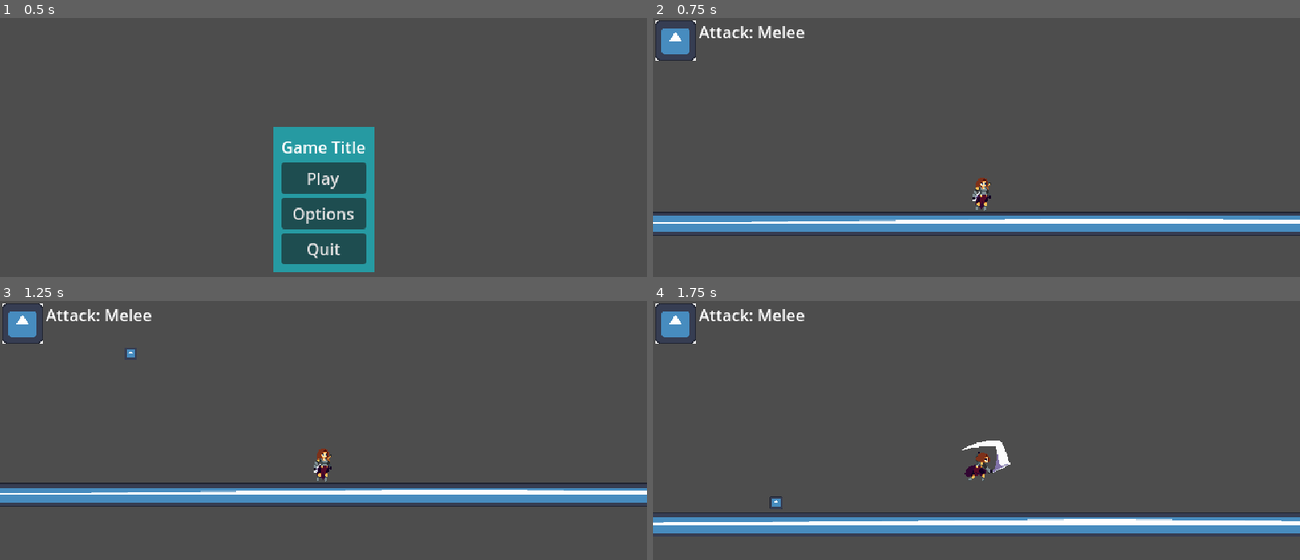
Above: before the commit, frames 1-4 (two rows, left to right).
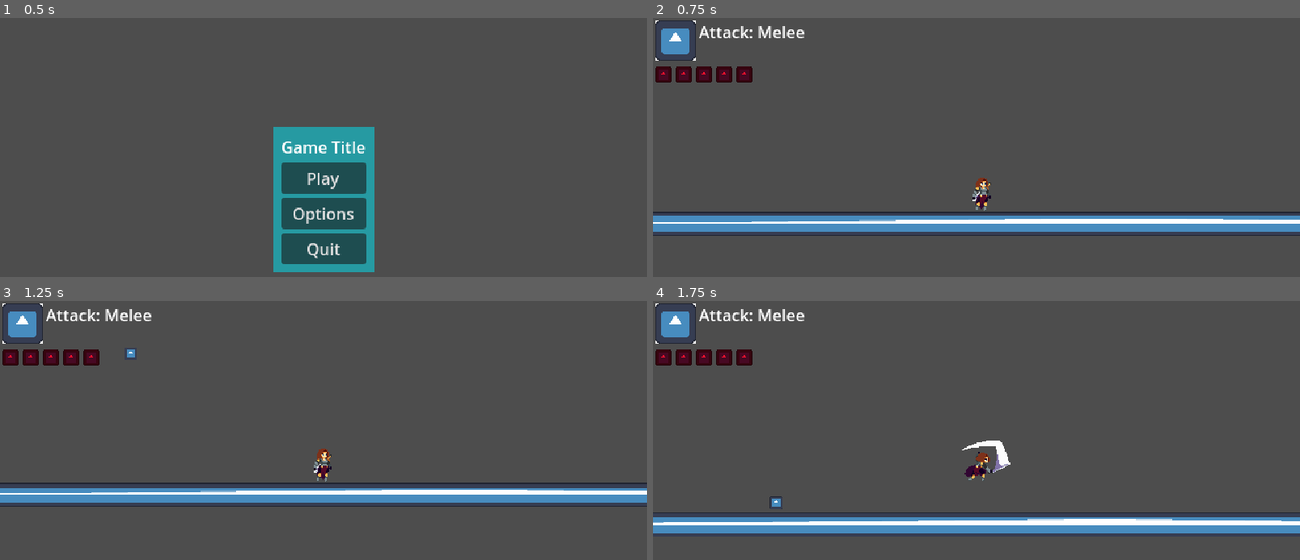
Above: after the commit, the same moments.

Repository: exglegaming/GameJamFighter
Game: Godot game, scene res://scenes/ui/main_menu.tscn
Two runs of this game, one before a commit and one after it. Both use one fixed random seed, a clock stepped at 60 frames per second and the inputs below. The engine's default icon, where the game draws it, is replaced by a stand-in: a white triangle on a blue panel in a dark square.
Inputs (mouse positions are in pixels of both pictures, inside the frame that each line leads up to):
- Up to frame 1 (0.5 s): no input
- Up to frame 2 (0.75 s): click "Play" at 0.5 s
- Up to frame 3 (1.25 s): no input
- Up to frame 4 (1.75 s): move the mouse to (1118, 464) at 1.27 s; hold D (move_right) from 1.28 s (still down); click (1118, 464) at 1.35 s; tap Space (jump) at 1.52 s

Frame 1 is identical in both runs. In frame 2, 0.8% of the frame differs, in the area x 0-16%, y 18-25%; in frame 3, 0.8%; in frame 4, 0.8%.

Commit message:
added hp ui

Diff:
--- a/scenes/game_object/game_camera/game_camera.tscn
+++ b/scenes/game_object/game_camera/game_camera.tscn
@@ -1,8 +1,9 @@
-[gd_scene load_steps=4 format=3 uid="uid://38jigrgd7k8u"]
+[gd_scene load_steps=5 format=3 uid="uid://38jigrgd7k8u"]
 
 [ext_resource type="Script" uid="uid://4hmcdj5yh0bc" path="res://scripts/game_object/game_camera/game_camera.gd" id="1_tad67"]
 [ext_resource type="Texture2D" uid="uid://bb108dl2msr1r" path="res://icon.svg" id="2_8krj5"]
 [ext_resource type="Script" uid="uid://d133hphs6co1a" path="res://scripts/game_object/game_camera/ui_display.gd" id="2_cb6xc"]
+[ext_resource type="PackedScene" uid="uid://ci7kk8kci76pt" path="res://scenes/ui/ui_heart.tscn" id="4_0f44y"]
 
 [node name="GameCamera" type="Camera2D"]
 script = ExtResource("1_tad67")
@@ -17,7 +18,12 @@
 offset_bottom = 180.0
 script = ExtResource("2_cb6xc")
 
-[node name="AttackNameText" type="RichTextLabel" parent="Control"]
+[node name="AttackUi" type="Control" parent="Control"]
+anchors_preset = 0
+offset_right = 40.0
+offset_bottom = 40.0
+
+[node name="AttackNameText" type="RichTextLabel" parent="Control/AttackUi"]
 layout_mode = 0
 offset_left = 45.0
 offset_top = 2.0
@@ -25,7 +31,7 @@
 offset_bottom = 42.0
 text = "Attack: Throw"
 
-[node name="ColorRect" type="ColorRect" parent="Control"]
+[node name="ColorRect" type="ColorRect" parent="Control/AttackUi"]
 custom_minimum_size = Vector2(32, 32)
 layout_mode = 0
 offset_left = 2.0
@@ -33,48 +39,80 @@
 offset_right = 42.0
 offset_bottom = 42.0
 
-[node name="TextureRect" type="TextureRect" parent="Control/ColorRect"]
+[node name="TextureRect" type="TextureRect" parent="Control/AttackUi/ColorRect"]
 layout_mode = 0
 offset_right = 40.0
 offset_bottom = 40.0
 texture = ExtResource("2_8krj5")
 expand_mode = 1
 
-[node name="AmmoContainer" type="HBoxContainer" parent="Control"]
+[node name="AmmoContainer" type="HBoxContainer" parent="Control/AttackUi"]
 layout_mode = 0
 offset_left = 45.0
 offset_top = 22.0
 offset_right = 205.0
 offset_bottom = 38.0
 
-[node name="ColorRect" type="ColorRect" parent="Control/AmmoContainer"]
+[node name="ColorRect" type="ColorRect" parent="Control/AttackUi/AmmoContainer"]
 custom_minimum_size = Vector2(16, 16)
 layout_mode = 2
 
-[node name="ColorRect2" type="ColorRect" parent="Control/AmmoContainer"]
+[node name="ColorRect2" type="ColorRect" parent="Control/AttackUi/AmmoContainer"]
 custom_minimum_size = Vector2(16, 16)
 layout_mode = 2
 
-[node name="ColorRect3" type="ColorRect" parent="Control/AmmoContainer"]
+[node name="ColorRect3" type="ColorRect" parent="Control/AttackUi/AmmoContainer"]
 custom_minimum_size = Vector2(16, 16)
 layout_mode = 2
 
-[node name="ColorRect4" type="ColorRect" parent="Control/AmmoContainer"]
+[node name="ColorRect4" type="ColorRect" parent="Control/AttackUi/AmmoContainer"]
 custom_minimum_size = Vector2(16, 16)
 layout_mode = 2
 
-[node name="ColorRect5" type="ColorRect" parent="Control/AmmoContainer"]
+[node name="ColorRect5" type="ColorRect" parent="Control/AttackUi/AmmoContainer"]
 custom_minimum_size = Vector2(16, 16)
 layout_mode = 2
 
-[node name="ColorRect6" type="ColorRect" parent="Control/AmmoContainer"]
+[node name="ColorRect6" type="ColorRect" parent="Control/AttackUi/AmmoContainer"]
 custom_minimum_size = Vector2(16, 16)
 layout_mode = 2
 
-[node name="TextureRect" type="TextureRect" parent="Control/AmmoContainer/ColorRect6"]
+[node name="TextureRect" type="TextureRect" parent="Control/AttackUi/AmmoContainer/ColorRect6"]
 custom_minimum_size = Vector2(16, 16)
 layout_mode = 2
 offset_right = 16.0
 offset_bottom = 16.0
 texture = ExtResource("2_8krj5")
 expand_mode = 1
+
+[node name="HealthUi" type="Control" parent="Control"]
+layout_mode = 1
+anchors_preset = 2
+anchor_top = 1.0
+anchor_bottom = 1.0
+offset_left = 2.0
+offset_top = -312.0
+offset_right = 42.0
+offset_bottom = -272.0
+grow_vertical = 0
+
+[node name="HBoxContainer" type="HBoxContainer" parent="Control/HealthUi"]
+custom_minimum_size = Vector2(192, 16)
+layout_mode = 0
+offset_right = 192.0
+offset_bottom = 16.0
+
+[node name="Ui_Heart" parent="Control/HealthUi/HBoxContainer" instance=ExtResource("4_0f44y")]
+layout_mode = 2
+
+[node name="Ui_Heart2" parent="Control/HealthUi/HBoxContainer" instance=ExtResource("4_0f44y")]
+layout_mode = 2
+
+[node name="Ui_Heart3" parent="Control/HealthUi/HBoxContainer" instance=ExtResource("4_0f44y")]
+layout_mode = 2
+
+[node name="Ui_Heart4" parent="Control/HealthUi/HBoxContainer" instance=ExtResource("4_0f44y")]
+layout_mode = 2
+
+[node name="Ui_Heart5" parent="Control/HealthUi/HBoxContainer" instance=ExtResource("4_0f44y")]
+layout_mode = 2
--- /dev/null
+++ b/scenes/ui/ui_heart.tscn
@@ -0,0 +1,26 @@
+[gd_scene load_steps=3 format=3 uid="uid://ci7kk8kci76pt"]
+
+[ext_resource type="Script" uid="uid://ddidfjldflu0x" path="res://scripts/ui/ui_heart.gd" id="1_62sgg"]
+[ext_resource type="Texture2D" uid="uid://bb108dl2msr1r" path="res://icon.svg" id="1_njcea"]
+
+[node name="Ui_Heart" type="Control"]
+custom_minimum_size = Vector2(16, 16)
+layout_mode = 3
+anchors_preset = 0
+script = ExtResource("1_62sgg")
+
+[node name="ColorRect" type="ColorRect" parent="."]
+clip_contents = true
+layout_mode = 2
+offset_right = 16.0
+offset_bottom = 16.0
+color = Color(1, 1, 1, 0)
+
+[node name="TextureRect" type="TextureRect" parent="ColorRect"]
+self_modulate = Color(1, 0.0644979, 0.182204, 1)
+custom_minimum_size = Vector2(16, 16)
+layout_mode = 2
+offset_right = 16.0
+offset_bottom = 16.0
+texture = ExtResource("1_njcea")
+expand_mode = 1
--- a/scripts/components/health_component.gd
+++ b/scripts/components/health_component.gd
@@ -10,24 +10,24 @@
 
 
 func _ready() -> void:
-    current_health = max_health
+	current_health = max_health
 
 
 func damage(damage_amount: float) -> void:
-    current_health = clamp(current_health - damage_amount, 0, max_health)
-    health_changed.emit()
-    if damage_amount > 0:
-        health_decreased.emit()
-    Callable(check_death).call_deferred()
+	current_health = clamp(current_health - damage_amount, 0, max_health)
+	health_changed.emit()
+	if damage_amount > 0:
+		health_decreased.emit()
+	Callable(check_death).call_deferred()
 
 
 func get_health_percent() -> float:
-    if max_health <= 0:
-        return 0
-    return min(current_health / max_health, 0)
+	if max_health <= 0:
+		return 0
+	return min(current_health / max_health, 0)
 
 
 func check_death() -> void:
-    if current_health == 0:
-        died.emit()
-        owner.queue_free()
+	if current_health == 0:
+		died.emit()
+		owner.queue_free()
--- a/scripts/game_object/game_camera/game_camera.gd
+++ b/scripts/game_object/game_camera/game_camera.gd
@@ -16,3 +16,5 @@
 		var player: Node2D = player_nodes[0]
 		target_position = player.global_position
 		ui.update_ui(player)
+	else:
+		ui.update_ui(null)
--- a/scripts/game_object/game_camera/ui_display.gd
+++ b/scripts/game_object/game_camera/ui_display.gd
@@ -1,13 +1,21 @@
 extends Node
 
-@onready var attack_name_text: RichTextLabel = get_node("AttackNameText")
-@onready var ammo_container: HBoxContainer = get_node("AmmoContainer")
+@onready var attack_name_text: RichTextLabel = get_node("AttackUi/AttackNameText")
+@onready var ammo_container: HBoxContainer = get_node("AttackUi/AmmoContainer")
 @onready var ammo_ui: Array = ammo_container.get_children()
 
+@onready var hearts_container: HBoxContainer = get_node("HealthUi/HBoxContainer")
+@onready var hearts_ui: Array = hearts_container.get_children()
 
 func update_ui(player: Node2D) -> void:
 	if !player:
+		update_hearts_ui(0) #hides the last bit of hp when player gets queue free
 		return
+
+	# update hp ui
+	update_hearts_ui(player.get_current_health())
+
+	# update weapons ui
 	match player.weapon:
 		0:
 			attack_name_text.text = "Attack: Melee"
@@ -25,10 +33,18 @@
 			ammo_container.hide()
 			pass
 
-
 func update_ammo_ui(ammo_count:int) -> void:
 	for i in ammo_ui.size():
 		if ammo_count > i:
 			ammo_ui[i].show()
 		else:
 			ammo_ui[i].hide()
+
+func update_hearts_ui(hp:int) -> void:
+	for i in hearts_ui.size():
+		if hp >= (i+1)*2:
+			hearts_ui[i].show_full()
+		elif hp >= (i+1)*2-1:
+			hearts_ui[i].show_half()
+		else:
+			hearts_ui[i].show_none()
--- a/scripts/game_object/player/player.gd
+++ b/scripts/game_object/player/player.gd
@@ -152,7 +152,9 @@
 		hitbox_collision.disabled = false
 		velocity.x = sign(visuals.scale.x) * 800
 #endregion
-
+# returns the current health of player
+func get_current_health() -> int:
+	return int(health_component.current_health)
 
 func on_animation_finished() -> void:
 	if anim_sprite.animation == GameConstants.SLASH:
@@ -163,7 +165,7 @@
 func check_deal_damage() -> void:
 	if number_colliding_bodies == 0 || !damage_interval_timer.is_stopped():
 		return
-	health_component.damage(5)
+	health_component.damage(1)
 	damage_interval_timer.start()
 
 
--- /dev/null
+++ b/scripts/ui/ui_heart.gd
@@ -0,0 +1,12 @@
+extends Control
+
+@onready var rect:ColorRect = get_child(0);
+
+func show_full():
+	rect.size.x = 16
+
+func show_half():
+	rect.size.x = 8
+
+func show_none():
+	rect.size.x = 0
Not shown, added: scripts/ui/ui_heart.gd.uid
